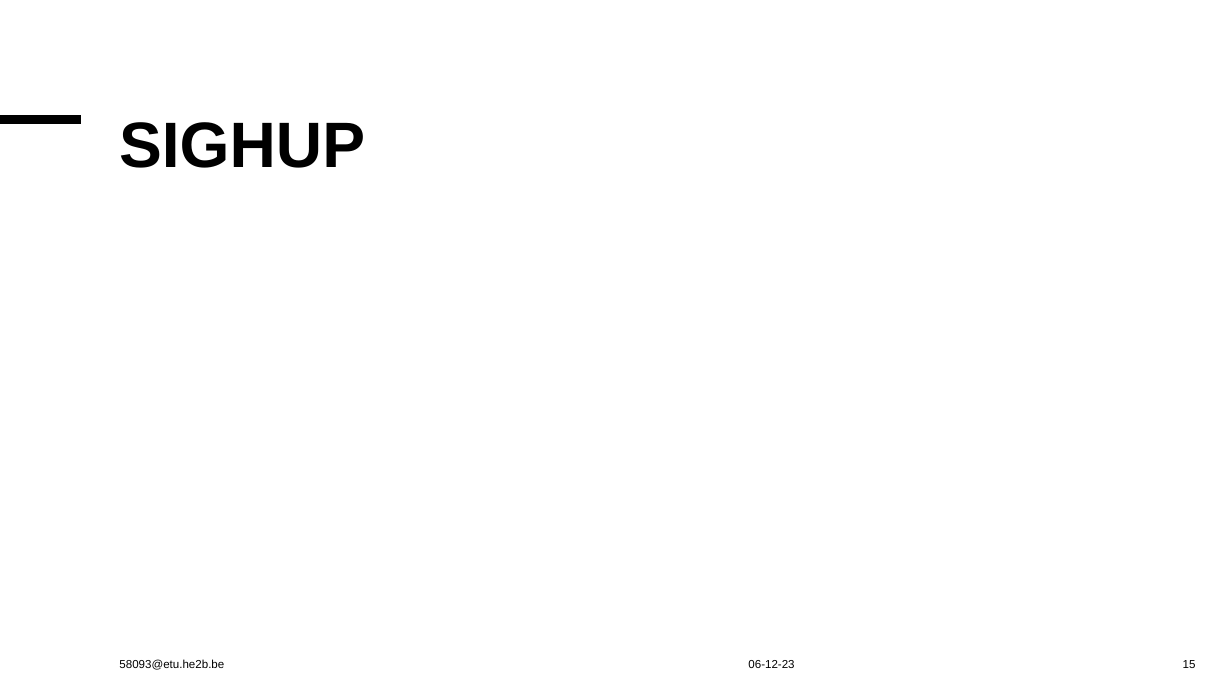
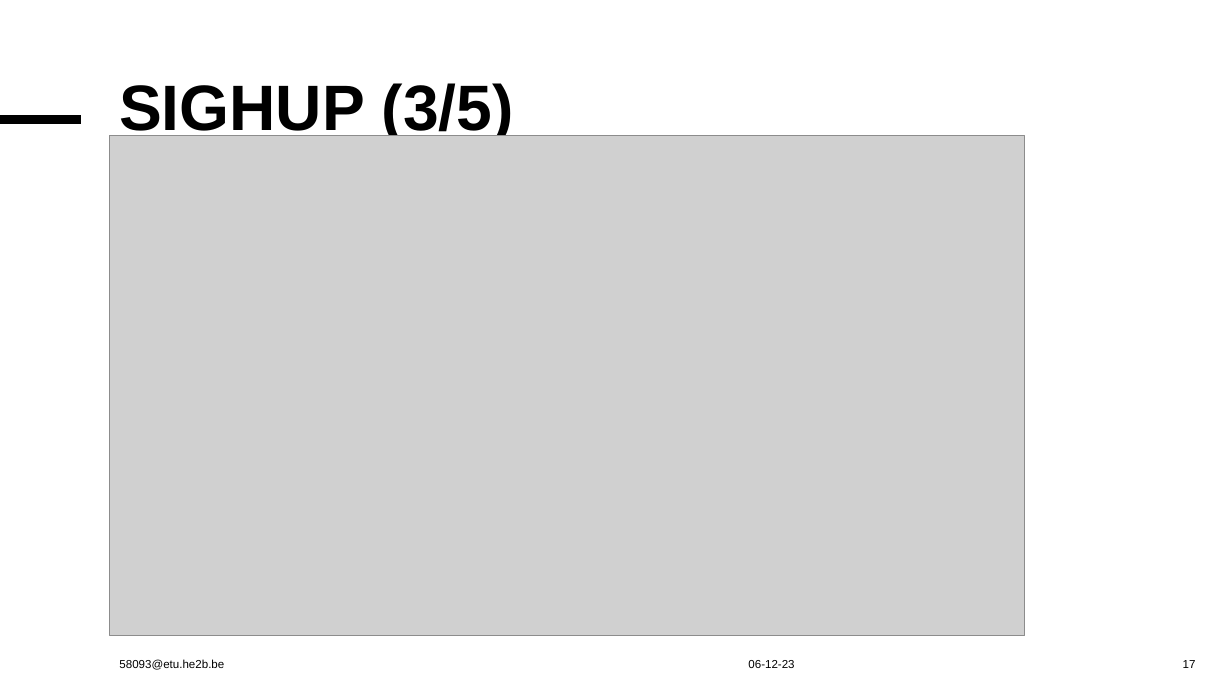
Before and after one commit to FilipeDevs/job_control_linux, a slide deck: slide 17 of Pereira_Martins_Filipe_Controle_De_Jobs.pptx (slide 15 before the commit). Drawn at 1232x693 pixels with LibreOffice and Linux fonts; fonts in the diff are those of the drawing; grey boxes stand for pictures; background and template pictures are left out. Boxes give left, top, right and bottom in pixels: in the first picture for what was removed or moved away, otherwise in the second. Text is boxed around its words. In the diff, an @@ line names an element or a change of style, - is before the commit and + after.

```diff
--- a/Pereira_Martins_Filipe_Controle_De_Jobs.pptx
+++ b/Pereira_Martins_Filipe_Controle_De_Jobs.pptx
@@ title at (119, 83, 514, 142): text changed @@
-SIGHUP
+SIGHUP (3/5)
@@ picture added at (110, 135, 1025, 636) @@
@@ page number at (1183, 660, 1196, 668): text changed @@
-15
+17
```
Also in this commit, not shown: 5 slides added, 8 other files.
